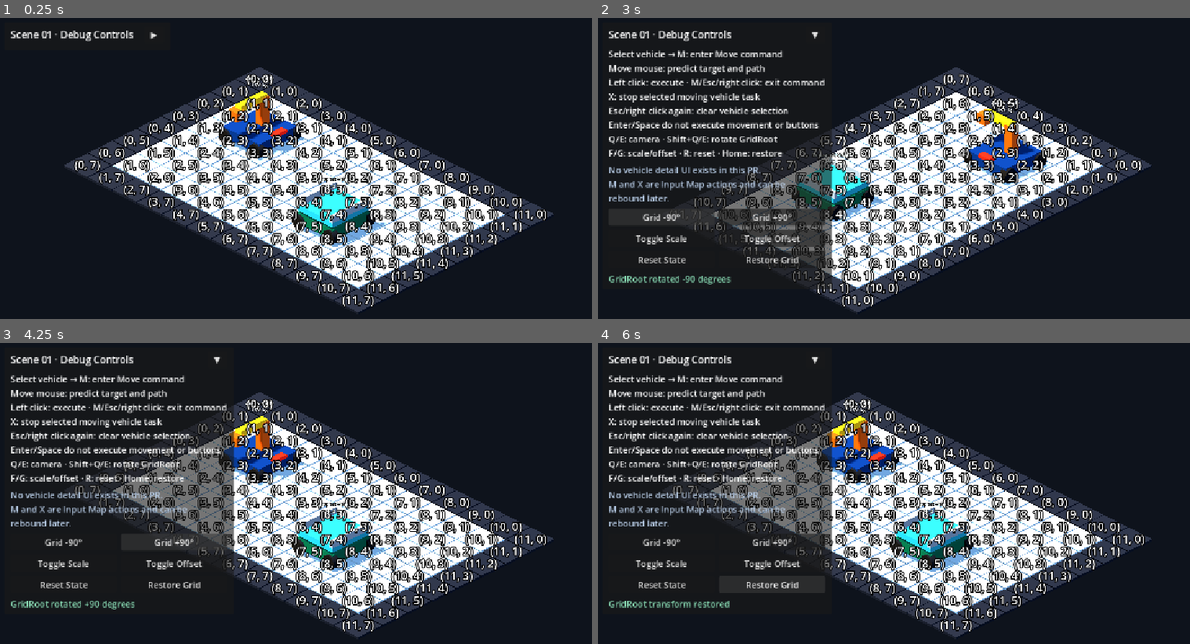
Above: before the commit, frames 1-4 (two rows, left to right).
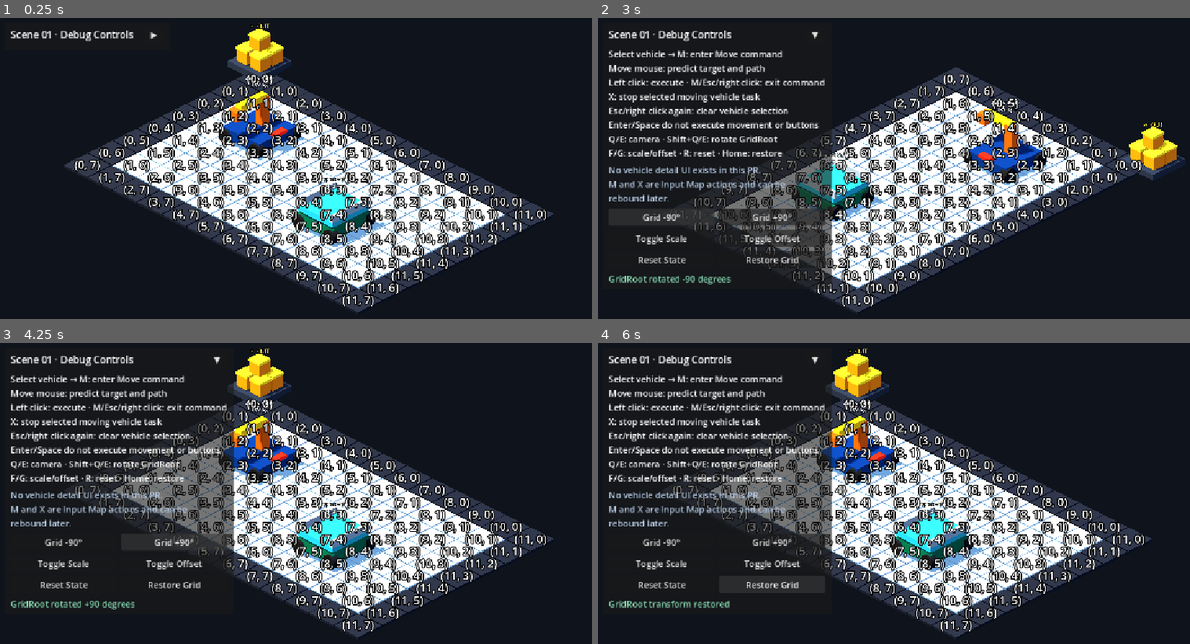
Above: after the commit, the same moments.

Repository: Ri0n72Y/automata
Game: Godot game, scene res://scenes/scene_01/scene_01_basic_packing.tscn
Same seed, same stepped clock (60 frames per second), same inputs: the game is played once before the commit and once after it.
Inputs:
- Up to frame 1 (0.25 s): no input
- Up to frame 2 (3 s): click "▶" at 0.5 s; click "▼" at 1.25 s; click "▶" at 2 s; click "Grid -90°" at 2.75 s
- Up to frame 3 (4.25 s): click "Grid +90°" at 3.5 s
- Up to frame 4 (6 s): click "Toggle Scale" at 4.25 s; click "Toggle Offset" at 5 s; click "Restore Grid" at 5.75 s

The runs differ from the first frame. In frame 1, 1.0% of the frame differs, in the area x 38-50%, y 1-22%; in frame 2, 0.9%; in frame 3, 1.0%; in frame 4, 1.0%.

Commit message:
[codex]feat(scene-01): add infinite pile placeholder visual

Diff:
--- a/scenes/scene_01/objects/infinite_block_pile.tscn
+++ b/scenes/scene_01/objects/infinite_block_pile.tscn
@@ -1,12 +1,54 @@
-[gd_scene load_steps=3 format=3 uid="uid://d3qj14pile01"]
+[gd_scene load_steps=7 format=3 uid="uid://d3qj14pile01"]
 
 [ext_resource type="Script" path="res://scripts/scene_01/scene_01_item_source_node.gd" id="1_node"]
 [ext_resource type="Script" path="res://scripts/objects/infinite_block_pile.gd" id="2_resource"]
+[ext_resource type="PackedScene" path="res://scenes/scene_01/objects/standard_block_placeholder.tscn" id="3_block"]
 
 [sub_resource type="Resource" id="Resource_pile"]
 resource_local_to_scene = true
 script = ExtResource("2_resource")
+interaction_cells = Array[Vector2i]([Vector2i(0, 3), Vector2i(0, 4)])
+
+[sub_resource type="StandardMaterial3D" id="BaseMaterial"]
+albedo_color = Color(0.16, 0.19, 0.24, 1)
+metallic = 0.35
+roughness = 0.58
+
+[sub_resource type="BoxMesh" id="BaseMesh"]
+size = Vector3(1.3, 0.2, 1.3)
 
 [node name="InfiniteBlockPile" type="Node3D"]
 script = ExtResource("1_node")
 source_resource = SubResource("Resource_pile")
+
+[node name="VisualRoot" type="Node3D" parent="."]
+unique_name_in_owner = true
+
+[node name="Base" type="MeshInstance3D" parent="VisualRoot"]
+position = Vector3(0, 0.1, 0)
+mesh = SubResource("BaseMesh")
+material_override = SubResource("BaseMaterial")
+
+[node name="BlockA" parent="VisualRoot" instance=ExtResource("3_block")]
+position = Vector3(-0.28, 0.2, -0.25)
+
+[node name="BlockB" parent="VisualRoot" instance=ExtResource("3_block")]
+position = Vector3(0.28, 0.2, -0.25)
+
+[node name="BlockC" parent="VisualRoot" instance=ExtResource("3_block")]
+position = Vector3(-0.28, 0.2, 0.25)
+
+[node name="BlockD" parent="VisualRoot" instance=ExtResource("3_block")]
+position = Vector3(0.28, 0.2, 0.25)
+
+[node name="BlockTop" parent="VisualRoot" instance=ExtResource("3_block")]
+position = Vector3(0, 0.64, 0)
+
+[node name="SourceLabel" type="Label3D" parent="VisualRoot"]
+position = Vector3(0, 1.35, 0)
+billboard = 1
+no_depth_test = true
+text = "∞  OUT"
+font_size = 34
+outline_size = 8
+modulate = Color(1, 0.8, 0.2, 1)
